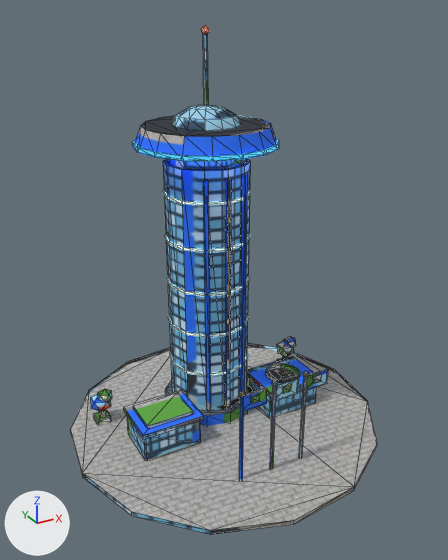
Renders of the glTF model game/assets/models/residence_dl7_blue.glb from each side of a commit.
The view is the same before and after, from a 50 mm lens placed at (-1.42, -2.58, 2.15), pointed at (-0.03, -0.06, 0.88). Arrows for +X, +Y and +Z are at lower left; the lights stay in place. The older version comes first. Mesh edges are drawn as thin lines. Vertices at exactly the same position are counted once.

Script lines for the objects in view, before the commit:
```python
me_m = bpy.data.meshes.new('m')
me_m.from_pydata(...)  # 834 vertices, 1460 faces; spans x -0.86..0.86, y -0.85..0.85, z -0.01..2.07
# faces by material slot: [1160, 220, 60, 20]
me_m.materials.append(mat_baked)  # picture img_bake
me_m.materials.append(mat_glow_band)  # cyan #a8e6ff, glowing cyan #a8e6ff
me_m.materials.append(mat_glow_neon_2673ff)  # blue #2673ff, glowing blue #2673ff
me_m.materials.append(mat_glow_beacon)  # red #ff4a3a, glowing red #ff4a3a
ob_residence_dl7_blue = bpy.data.objects.new('residence_dl7_blue', me_m)
ob_residence_dl7_blue.location = (0.0, 0.0, 0.0)
```
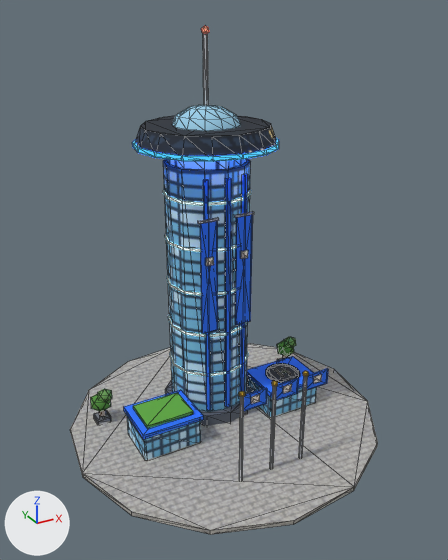
Where the change shows, as pixel boxes (x1, y1, x2, y2) in the pictures (448 x 560 px):
part 1 of me_m, added: after (198, 218, 219, 224)
part 2 of me_m, added (blue): after (200, 221, 218, 334)
part 3 of me_m, added: after (206, 257, 214, 266)
part 4 of me_m, added: after (235, 212, 254, 218)
part 5 of me_m, added (blue): after (235, 215, 253, 325)
part 6 of me_m, added: after (241, 250, 248, 259)
part 7 of me_m, surface changed: (70, 30, 373, 534) in both

The edits, one by one:
me_m is used by ob_residence_dl7_blue; location (0.0, 0.0, 0.0).
me_m had 834 vertices, 1460 faces and spanned x -0.86..0.86, y -0.85..0.85, z -0.01..2.07.
me_m now has 882 vertices, 1532 faces and spans x -0.86..0.86, y -0.85..0.85, z -0.01..2.07.
me_m part 1: a new loose piece, a box spanning x -0.155..-0.045, y -0.031..-0.019, z 1.194..1.206, in mat_baked (picture img_bake).
me_m part 2: a new loose piece, a box spanning x -0.145..-0.055, y -0.033..-0.025, z 0.594..1.194, in mat_baked (picture img_bake).
me_m part 3: a new loose piece, a box spanning x -0.12..-0.08, y -0.036..-0.025, z 0.97..1.01, in mat_baked (picture img_bake).
me_m part 4: a new loose piece, a box spanning x 0.045..0.155, y -0.031..-0.019, z 1.194..1.206, in mat_baked (picture img_bake).
me_m part 5: a new loose piece, a box spanning x 0.055..0.145, y -0.033..-0.025, z 0.594..1.194, in mat_baked (picture img_bake).
me_m part 6: a new loose piece, a box spanning x 0.08..0.12, y -0.036..-0.025, z 0.97..1.01, in mat_baked (picture img_bake).
me_m part 7: 1393 kept faces spanning x -0.86..0.86, y -0.85..0.85, z -0.01..2.07 get new texture (UV) coordinates.
